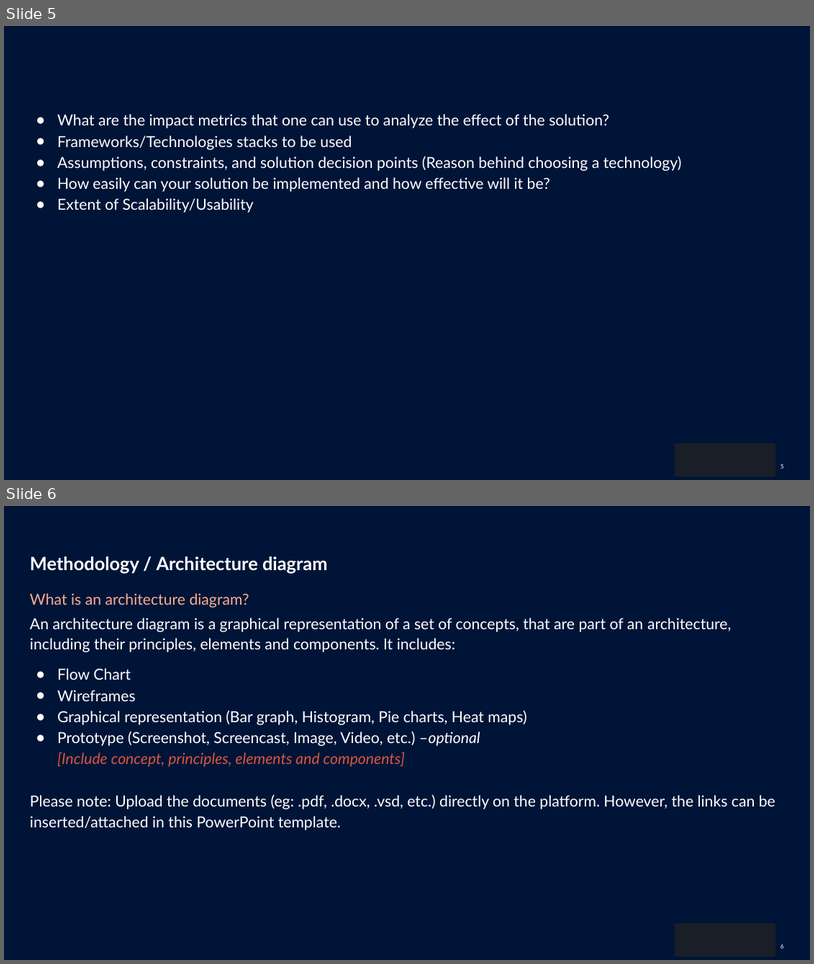
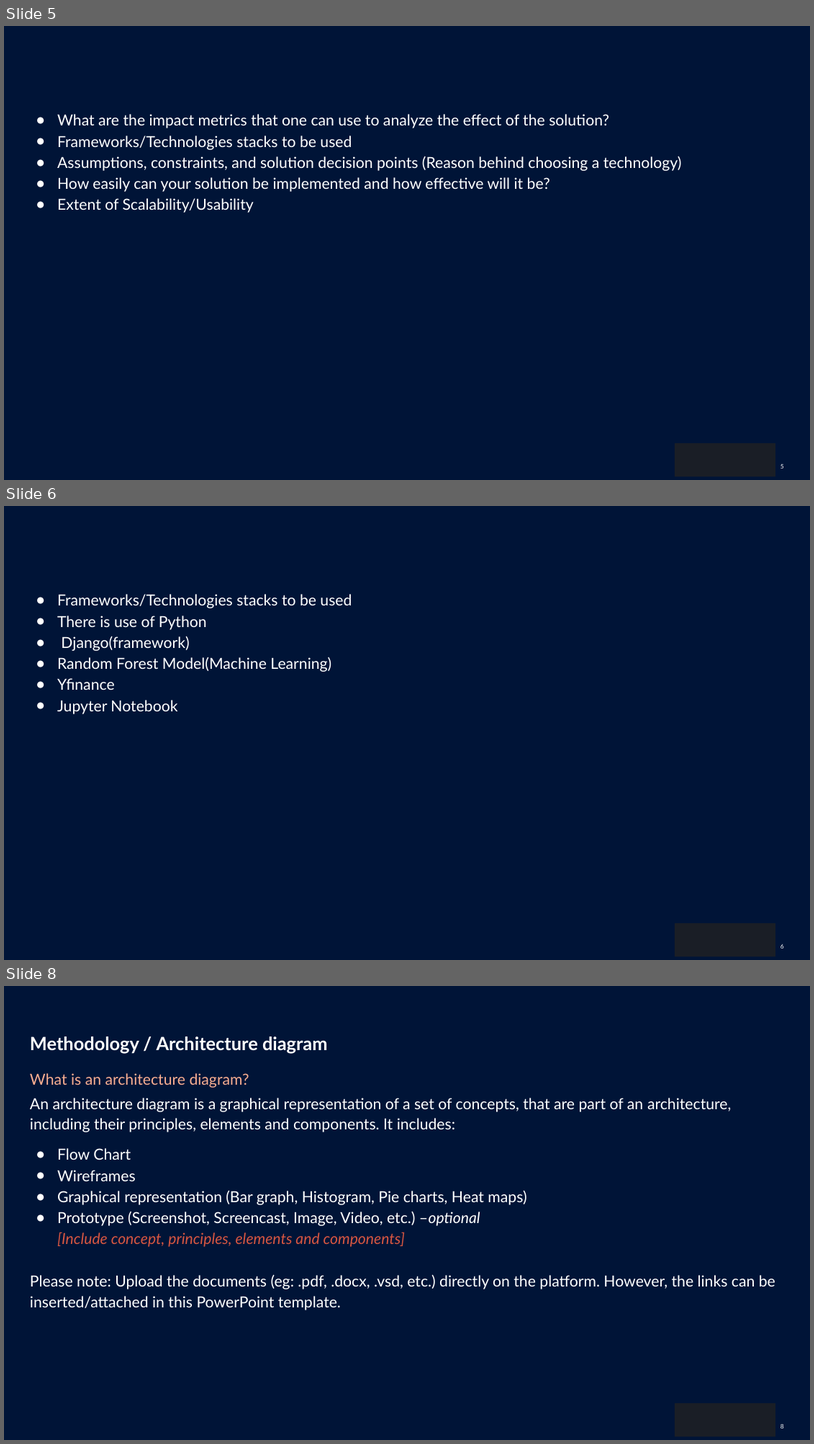
Before and after one commit to Aditya-aot/Hackathon-ION, a slide deck: HackerEarth_Idea_Submission_Template24414bb.pptx. Shown one above the other, each under a label of ours: slides 5 and 6 before the commit, slides 5, 6 and 8 after it; the slides between them are not shown. The pictures are 814x964 and 814x1444 pixels, drawn with LibreOffice and Linux fonts; fonts in the diff are those of the drawing; background and template pictures are left out. Boxes give left, top, right and bottom in pixels: in the first picture for what was removed or moved away, otherwise in the second. Text is boxed around its words. In the diff, an @@ line names an element or a change of style, - is before the commit and + after.

```diff
--- a/HackerEarth_Idea_Submission_Template24414bb.pptx
+++ b/HackerEarth_Idea_Submission_Template24414bb.pptx
@@ slide 6 added at [4, 506, 810, 960], background picture (left out); not listed: 2 template elements that a slide beside it also shows @@
@@ text added at [57, 594, 352, 714], 20 pt, text #FFFFFF @@
+● Frameworks/Technologies stacks to be used
+● There is use of Python
+● Django(framework)
+● Random Forest Model(Machine Learning)
+● Yfinance
+● Jupyter Notebook
@@ what was slide 6 is now slide 8 @@
```
Also in this commit, not shown: 1 other slide added.
